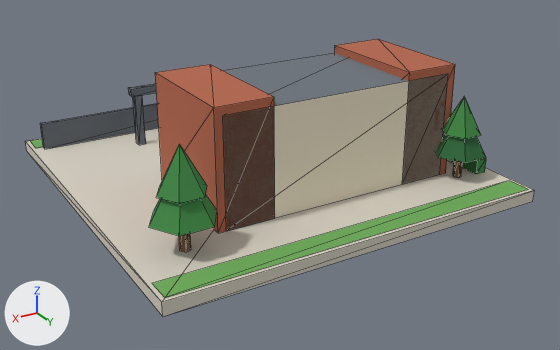
One commit to the glTF model public/models/28.glb: the scene before it, then after it.
Rendered twice from a 50 mm camera at (0.915, 1.621, 0.796) aimed at (-0.012, 0.076, 0.024). The axes (+X, +Y, +Z) are drawn at lower left. The lights are the same throughout. The older version comes first. Mesh edges are drawn as thin lines. Vertices at exactly the same position are counted once.

In view in the first picture: 'b28'.
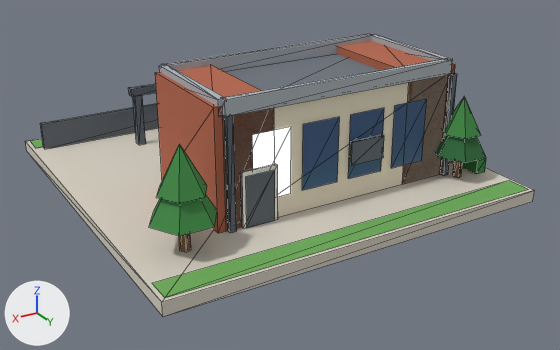
Edits to the bpy script that builds the scene:
```text
Add mat_white:
    mat_white = bpy.data.materials.new('white')
    # nodes: BsdfPrincipled, Mix, OutputMaterial, VertexColor
    # colours: white #f1eee6, mixed with the vertex colours
Add mat_slab:
    mat_slab = bpy.data.materials.new('slab')
    # nodes: BsdfPrincipled, Mix, OutputMaterial, VertexColor
    # colours: grey #aeb4bb, mixed with the vertex colours
Change me_b28:
    used by ob_b28; location = (0.0, 0.0, 0.0)
    remove me_b28.from_pydata(...)  # 198 vertices, 214 faces; spans x -0.48..0.48, y -0.48..0.48, z 0.0..0.31
    add me_b28.from_pydata(...)  # 298 vertices, 312 faces; spans x -0.48..0.48, y -0.48..0.48, z 0.0..0.325
    me_b28 part 1: the loose piece of 8 vertices spanning x -0.11..0.01, y -0.04..-0.02, z 0.03..0.18 is copied, and the copy is scaled about its middle by (0.717, 0.4, 0.867), then moved by (0.22, 0.324, -0.01), in mat_white; it spans x 0.127..0.213, y 0.29..0.298, z 0.03..0.16
    me_b28 part 2: the loose piece of 8 vertices spanning x -0.11..0.01, y -0.04..-0.02, z 0.03..0.18 is copied, and the copy is scaled about its middle by (0.75, 0.5, 0.367), then moved by (-0.06, 0.329, 0.042), in mat_metal_dark; it spans x -0.155..-0.065, y 0.294..0.304, z 0.12..0.175
    me_b28 part 3: the loose piece of 8 vertices spanning x -0.37..-0.23, y -0.01..0.29, z 0.03..0.31 is copied, and the copy is scaled about its middle by (0.1, 0.04, 0.929), then moved by (-0.06, 0.156, -0.01), in mat_metal_dark; it spans x -0.367..-0.353, y 0.29..0.302, z 0.03..0.29
    me_b28 part 4: the loose piece of 8 vertices spanning x 0.13..0.27, y -0.01..0.29, z 0.03..0.31 is copied, and the copy is scaled about its middle by (0.1, 0.04, 0.929), then moved by (0.04, 0.156, -0.01), in mat_metal_dark; it spans x 0.233..0.247, y 0.29..0.302, z 0.03..0.29
    me_b28 part 5: the loose piece of 8 vertices spanning x -0.11..0.01, y -0.04..-0.02, z 0.03..0.18 is copied, and the copy is scaled about its middle by (5, 0.9, 0.233), then moved by (0.0, 0.02, 0.202), in mat_slab; it spans x -0.35..0.25, y -0.019..-0.001, z 0.29..0.325
    me_b28 part 6: the loose piece of 8 vertices spanning x -0.35..0.25, y -0.01..0.29, z 0.03..0.29 is copied, and the copy is scaled about its middle by (1, 0.06, 0.135), then moved by (0.0, 0.15, 0.147), in mat_slab; it spans x -0.35..0.25, y 0.281..0.299, z 0.29..0.325
    me_b28 part 7: the loose piece of 8 vertices spanning x -0.37..-0.23, y -0.01..0.29, z 0.03..0.31 is copied, and the copy is scaled about its middle by (0.129, 1, 0.125), then moved by (-0.05, 0.0, 0.137), in mat_slab; it spans x -0.359..-0.341, y -0.01..0.29, z 0.29..0.325
    me_b28 part 8: the loose piece of 8 vertices spanning x 0.13..0.27, y -0.01..0.29, z 0.03..0.31 is copied, and the copy is scaled about its middle by (0.129, 1, 0.125), then moved by (0.05, 0.0, 0.137), in mat_slab; it spans x 0.241..0.259, y -0.01..0.29, z 0.29..0.325
    me_b28 part 9
    20 vertices are added at x -0.353..0.253, y 0.052..0.299, z 0.03..0.15
    16 new vertices lie (0.0, 0.0, 0.156) away from vertices in x -0.353..0.253, y 0.052..0.293, z 0.082
    8 new faces join them, mat_glass_dark
    8 new faces join them, mat_glow_window
    2 new faces join them, mat_metal_dark
    add me_b28.materials.append(mat_white)
    add me_b28.materials.append(mat_slab)
```

Changed parts and their boxes (x1, y1, x2, y2) in the pictures (560 x 350 px):
'b28', reshaped: before (26, 39, 534, 316); after (26, 34, 534, 316)
part 1 of me_b28, added: after (241, 164, 278, 228)
part 2 of me_b28, added: after (349, 134, 384, 165)
part 3 of me_b28, added: after (441, 73, 457, 176)
part 4 of me_b28, added: after (224, 116, 236, 233)
part 5 of me_b28, added: after (161, 34, 373, 71)
part 6 of me_b28, added: after (222, 58, 452, 117)
part 7 of me_b28, added: after (371, 34, 452, 61)
part 8 of me_b28, added: after (159, 64, 225, 116)
part 9 of me_b28, added: after (246, 99, 427, 227)
